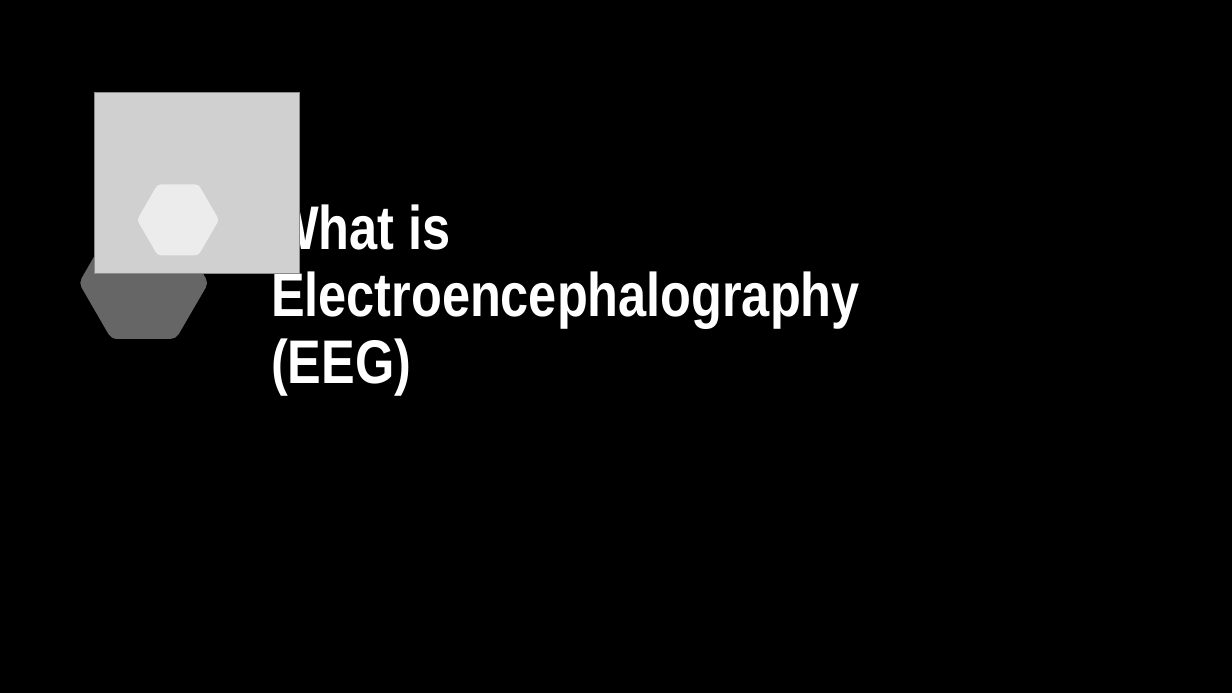
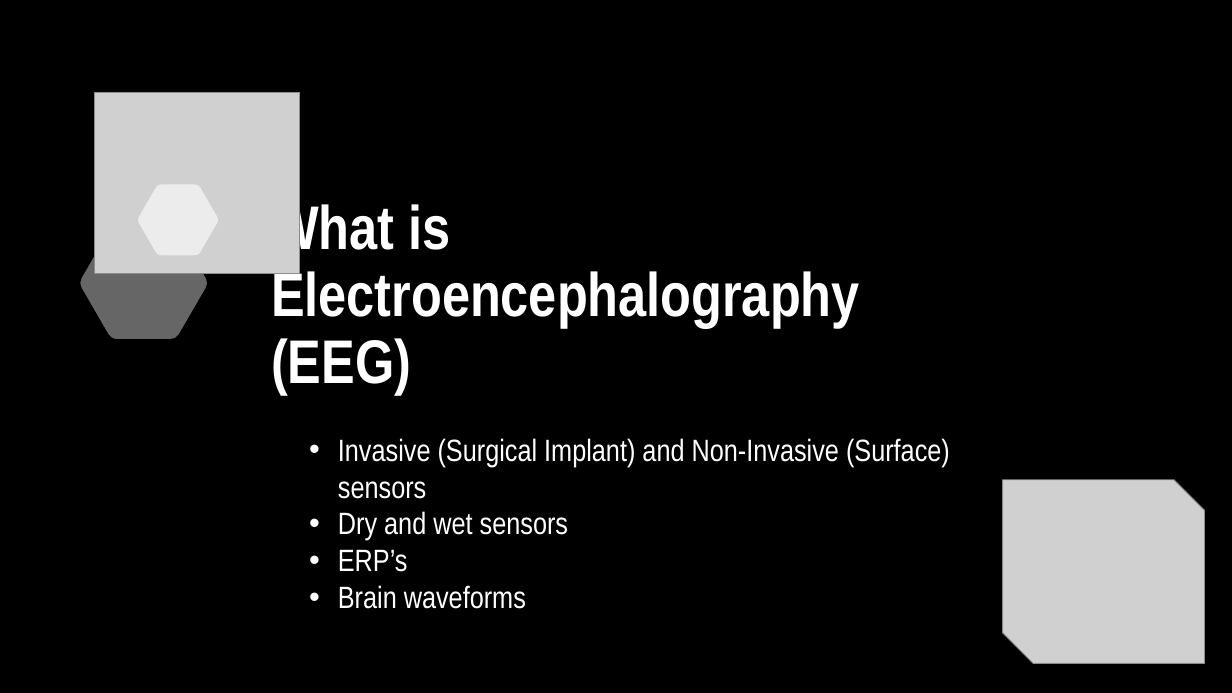
Before and after one commit to Keiishkii/Final-Year-Project, a slide deck: slide 3 of - Presentations/Pre-Proposal Presentation.pptx. Drawn at 1232x693 pixels with LibreOffice and Linux fonts; fonts in the diff are those of the drawing; grey boxes stand for pictures; background and template pictures are left out. Boxes give left, top, right and bottom in pixels: in the first picture for what was removed or moved away, otherwise in the second. Text is boxed around its words. In the diff, an @@ line names an element or a change of style, - is before the commit and + after.

```diff
--- a/- Presentations/Pre-Proposal Presentation.pptx
+++ b/- Presentations/Pre-Proposal Presentation.pptx
@@ text added at box(338, 438, 950, 609), 24 pt, text #FFFFFF @@
+• Invasive (Surgical Implant) and Non-Invasive (Surface) sensors
+• Dry and wet sensors
+• ERP’s
+• Brain waveforms
@@ picture added at box(1003, 480, 1205, 664) @@
```
Also in this commit, not shown: 5 other slides changed, 1 other file.
